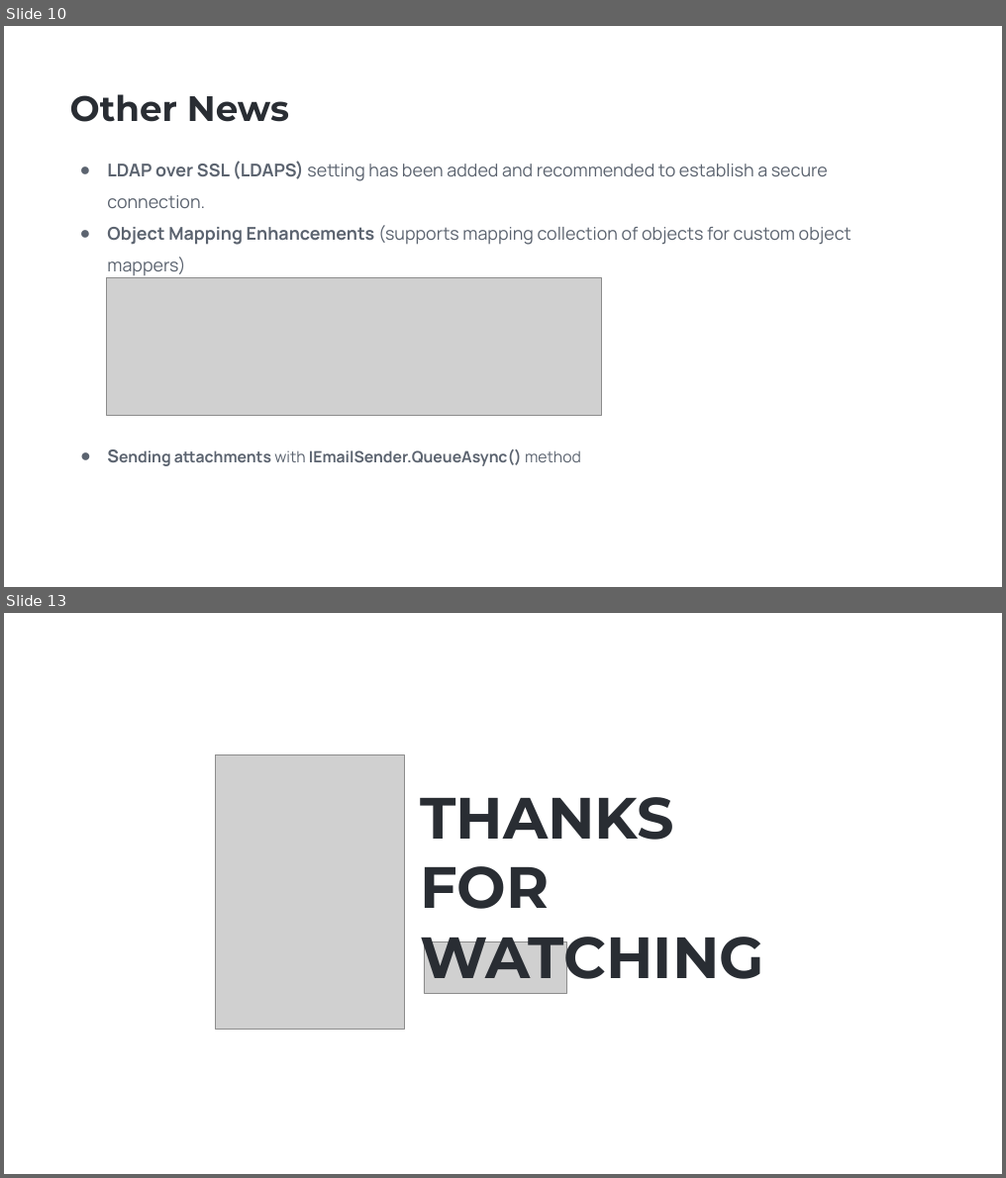
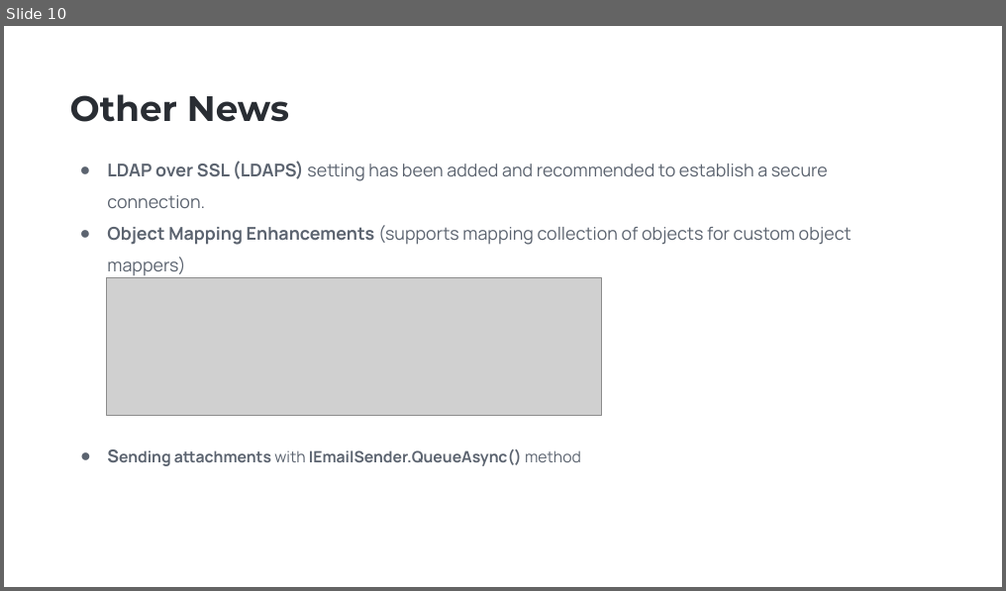
Before and after one commit to EngincanV/presentations, a slide deck: ABP/Community-Talks-2023.8/Community-Talks-2023.8.pptx. Shown one above the other, each under a label of ours: slides 10 and 13 before the commit, slide 10 after it; the slides between them are not shown. The pictures are 1006x1178 and 1006x591 pixels, drawn with LibreOffice and Linux fonts; fonts in the diff are those of the drawing; grey boxes stand for pictures; background and template pictures are left out. Boxes give left, top, right and bottom in pixels: in the first picture for what was removed or moved away, otherwise in the second. Text is boxed around its words. In the diff, an @@ line names an element or a change of style, - is before the commit and + after.

```diff
--- a/ABP/Community-Talks-2023.8/Community-Talks-2023.8.pptx
+++ b/ABP/Community-Talks-2023.8/Community-Talks-2023.8.pptx
@@ slide 13 removed at [4, 613, 1002, 1174], background picture (left out) @@
@@ picture removed at [215, 756, 405, 1030] @@
@@ text removed at [420, 797, 764, 992] @@
-THANKS FOR
-WATCHING
@@ picture removed at [424, 943, 567, 993] @@
```
Also in this commit, not shown: 4 slides changed, 1 other file.
